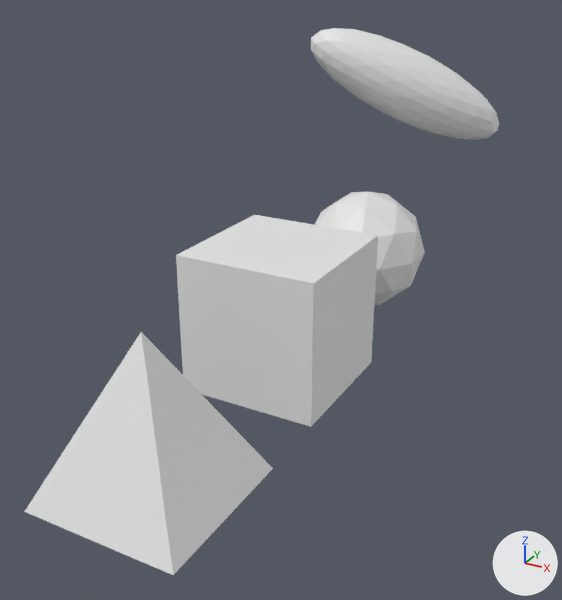
What one commit did to the FBX model bin/data/3d/figures.fbx.
Rendered twice from a 50 mm lens placed at (4.79, -8.69, 5.55), pointed at (0.09, -0.15, 1.28). The axes (+X, +Y, +Z) are drawn at lower right. The lights are the same throughout.
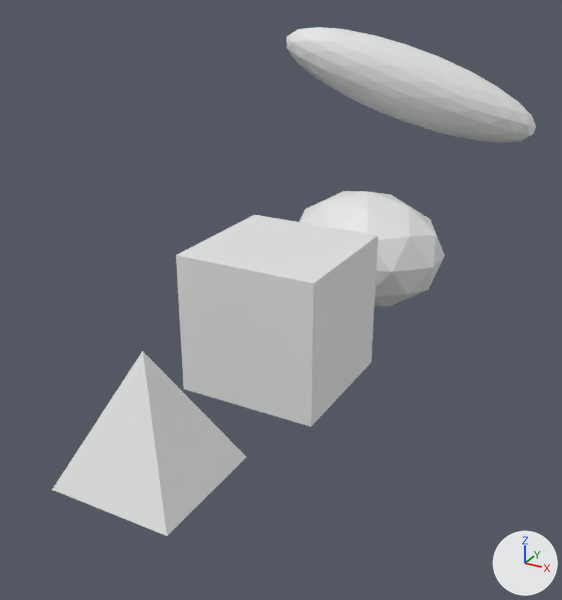
Location of each change, [x1, y1, x2, y2] in pixels of the pictures (562 x 600 px):
'Cube.001', rescaled (22% narrower, 24% shorter)
    before: [24, 332, 273, 575]
    after: [52, 351, 246, 536]
'Icosphere.001', rescaled (33% wider)
    before: [311, 28, 499, 140]
    after: [286, 27, 536, 143]
'Icosphere', rescaled (32% wider)
    before: [315, 191, 425, 305]
    after: [299, 191, 445, 307]

The change, as a diff of the scene's bpy script:
```diff
--- a/bin/data/3d/figures.fbx.py
+++ b/bin/data/3d/figures.fbx.py
@@ ob_icosphere @@
 ob_icosphere.location = (0.0, 3.0, 1.01)
+ob_icosphere.scale = (1.37, 1.0, 1.0)
@@ ob_cube_001 @@
 ob_cube_001.location = (0.0, -3.0, 1.0)
+ob_cube_001.scale = (0.775, 0.775, 0.775)
```
